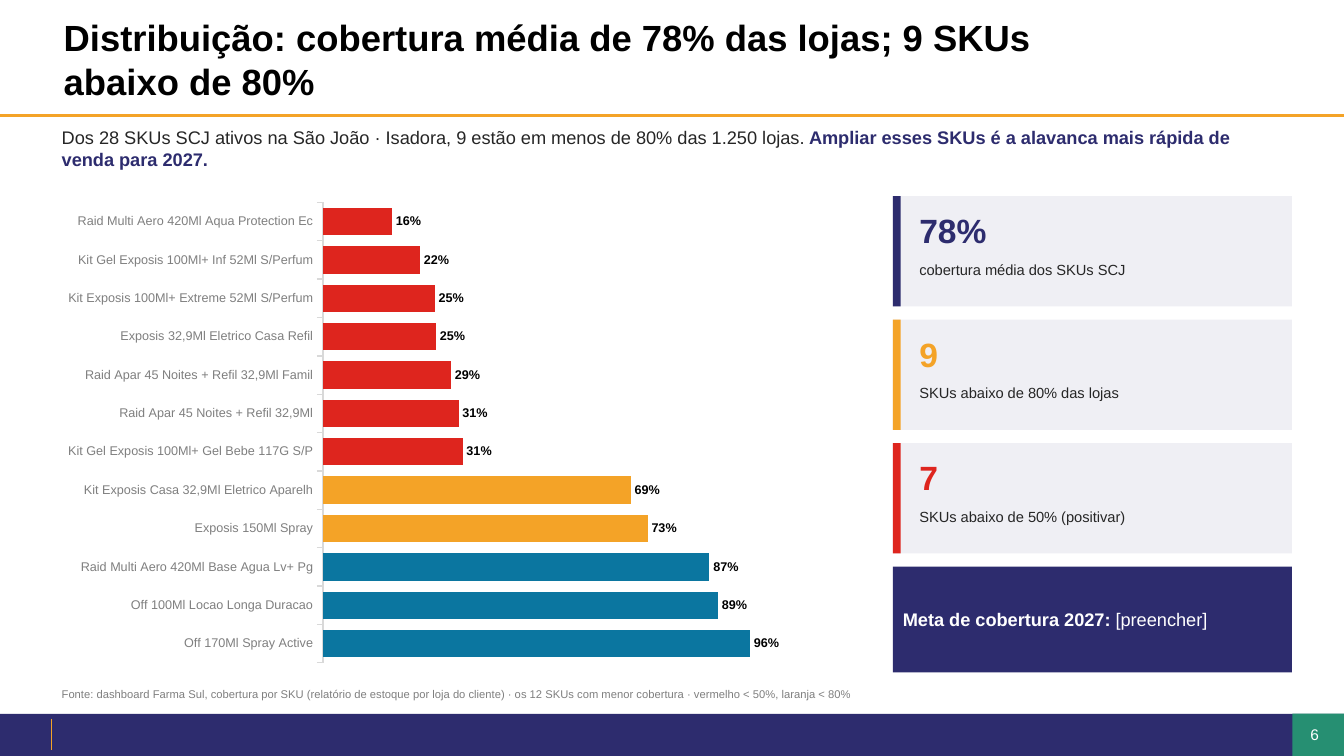
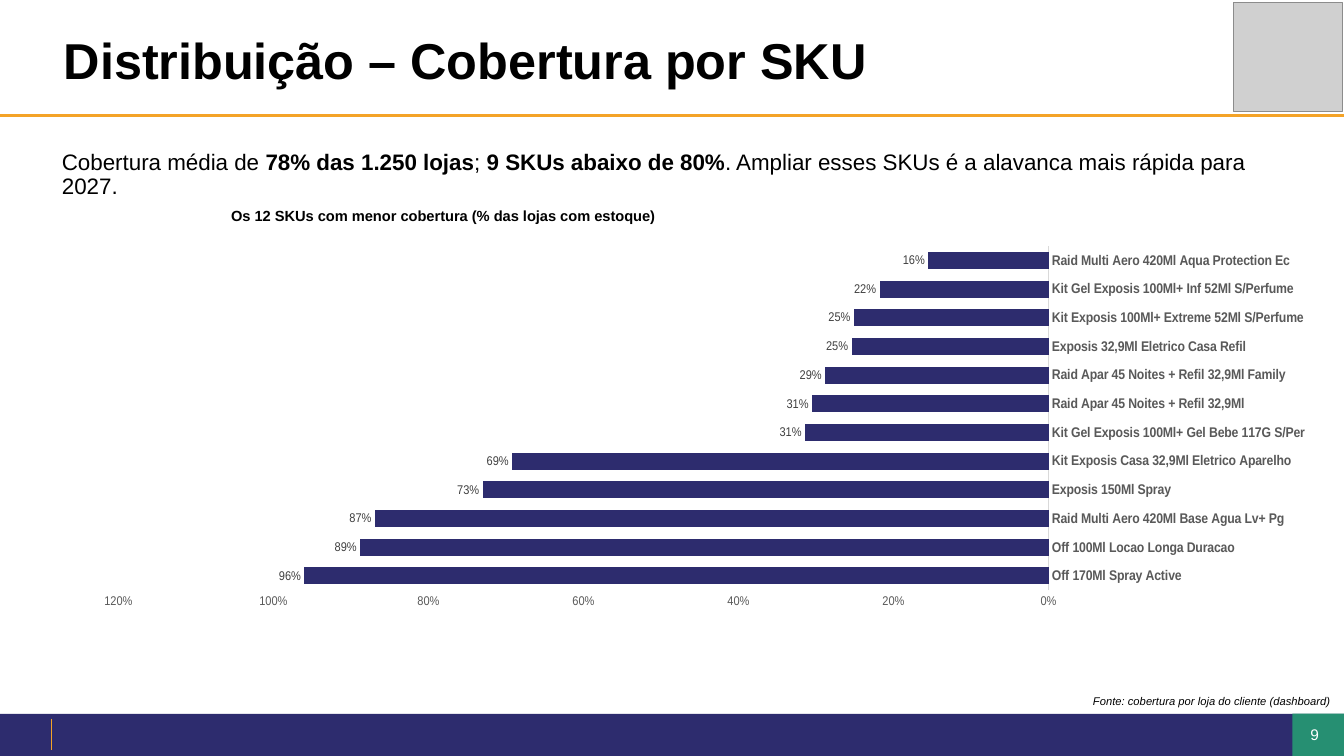
Before and after one commit to giovanoanjos27-del/Dashboard-Farma-sul, a slide deck: slide 9 of jbp/JBP2027_SaoJoao_Isadora.pptx (slide 6 before the commit). Drawn at 1344x756 pixels with LibreOffice and Linux fonts; fonts in the diff are those of the drawing; grey boxes stand for pictures; background and template pictures are left out. Boxes give left, top, right and bottom in pixels: in the first picture for what was removed or moved away, otherwise in the second. Text is boxed around its words. In the diff, an @@ line names an element or a change of style, - is before the commit and + after.

```diff
--- a/jbp/JBP2027_SaoJoao_Isadora.pptx
+++ b/jbp/JBP2027_SaoJoao_Isadora.pptx
@@ rectangle added at (1177,11,1324,104), fill #FFFFFF @@
@@ picture added at (1234,3,1343,112) @@
@@ title at (64,42,866,89): text changed; size 26 to 36 pt @@
-Distribuição: cobertura média de 78% das lojas; 9 SKUs abaixo de 80%
+Distribuição – Cobertura por SKU
@@ text at (62,153,1245,195): text changed; size 13 to 16 pt; text colour #262626 to #000000 @@
-Dos 28 SKUs SCJ ativos na São João · Isadora, 9 estão em menos de 80% das 1.250 lojas. Ampliar esses SKUs é a alavanca mais rápida de venda para 2027.
+Cobertura média de 78% das 1.250 lojas; 9 SKUs abaixo de 80%. Ampliar esses SKUs é a alavanca mais rápida para 2027.
@@ rectangle removed at (893,197,1293,307) @@
@@ rectangle removed at (893,197,901,307) @@
@@ bar chart at (30,232,1311,676) @@
-categories: Raid Multi Aero 420Ml Aqua Protection Ec, Kit Gel Exposis 100Ml+ Inf 52Ml S/Perfum, Kit Exposis 100Ml+ Extreme 52Ml S/Perfum, Exposis 32,9Ml Eletrico Casa Refil, Raid Apar 45 Noites + Refil 32,9Ml Famil, Raid Apar 45 Noites + Refil 32,9Ml, Kit Gel Exposis 100Ml+ Gel Bebe 117G S/P, Kit Exposis Casa 32,9Ml Eletrico Aparelh, Exposis 150Ml Spray, Raid Multi Aero 420Ml Base Agua Lv+ Pg, Off 100Ml Locao Longa Duracao, Off 170Ml Spray Active
+categories: Raid Multi Aero 420Ml Aqua Protection Ec, Kit Gel Exposis 100Ml+ Inf 52Ml S/Perfume, Kit Exposis 100Ml+ Extreme 52Ml S/Perfume, Exposis 32,9Ml Eletrico Casa Refil, Raid Apar 45 Noites + Refil 32,9Ml Family, Raid Apar 45 Noites + Refil 32,9Ml, Kit Gel Exposis 100Ml+ Gel Bebe 117G S/Per, Kit Exposis Casa 32,9Ml Eletrico Aparelho , Exposis 150Ml Spray, Raid Multi Aero 420Ml Base Agua Lv+ Pg, Off 100Ml Locao Longa Duracao, Off 170Ml Spray Active
@@ colour of Series 1 #0B76A0 to #2D2C6E @@
@@ data labels of Series 1 changed @@
@@ colours of single points changed @@
@@ category axis changed @@
@@ value axis changed @@
@@ bar spacing changed @@
@@ plot area changed @@
@@ bar chart: place and size @@
-bar chart at (51,193,873,673)
+bar chart at (30,232,1311,676)
@@ text added at (231,210,655,224), 10.5 pt, text #000000, bold @@
+Os 12 SKUs com menor cobertura (% das lojas com estoque)
@@ text removed at (919,219,986,244) @@
-78%
@@ text removed at (919,264,1126,275) @@
-cobertura média dos SKUs SCJ
@@ rectangle removed at (893,320,1293,430) @@
@@ rectangle removed at (893,320,901,430) @@
@@ text removed at (919,343,938,368) @@
-9
@@ text removed at (919,387,1119,401) @@
-SKUs abaixo de 80% das lojas
@@ rectangle removed at (893,444,1293,554) @@
@@ rectangle removed at (893,444,901,554) @@
@@ text removed at (919,467,938,490) @@
-7
@@ text removed at (919,511,1125,525) @@
-SKUs abaixo de 50% (positivar)
@@ rectangle removed at (893,567,1293,673) @@
-Meta de cobertura 2027: [preencher]
@@ text removed at (62,690,850,700) @@
-Fonte: dashboard Farma Sul, cobertura por SKU (relatório de estoque por loja do cliente) · os 12 SKUs com menor cobertura · vermelho < 50%, laranja < 80%
@@ text added at (1093,697,1331,708), 8 pt, text #000000, italic @@
+Fonte: cobertura por loja do cliente (dashboard)
@@ page number at (1293,715,1337,755): text changed @@
-6
+9
@@ page number at (1310,729,1319,740): text changed @@
-6
+9
```
Also in this commit, not shown: 6 other slides changed, 9 slides added, 7 slides removed, 7 other files.
